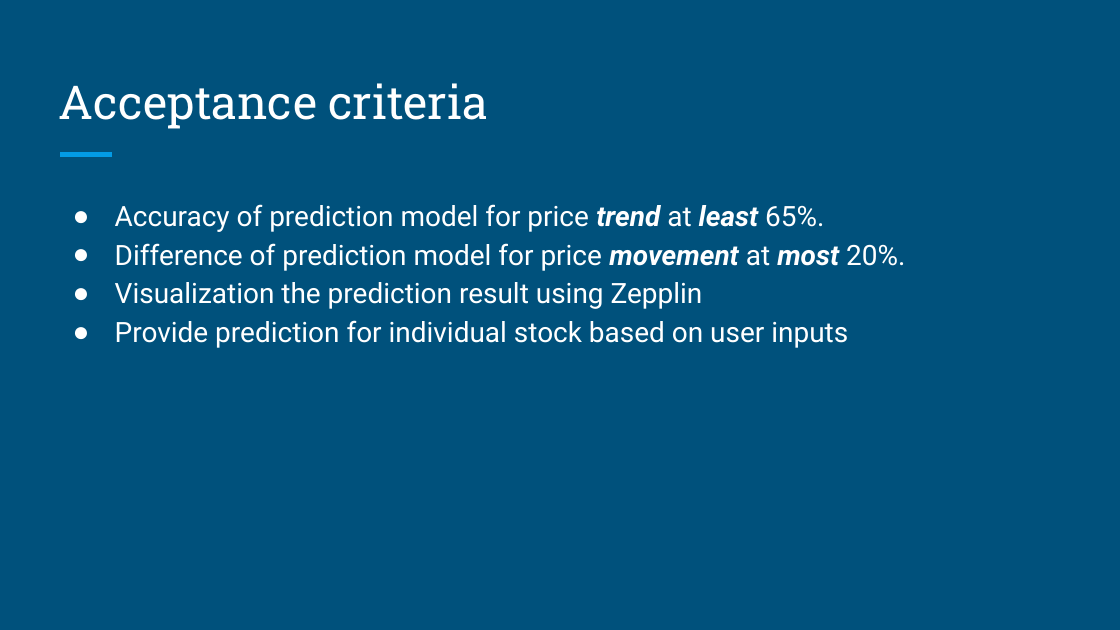
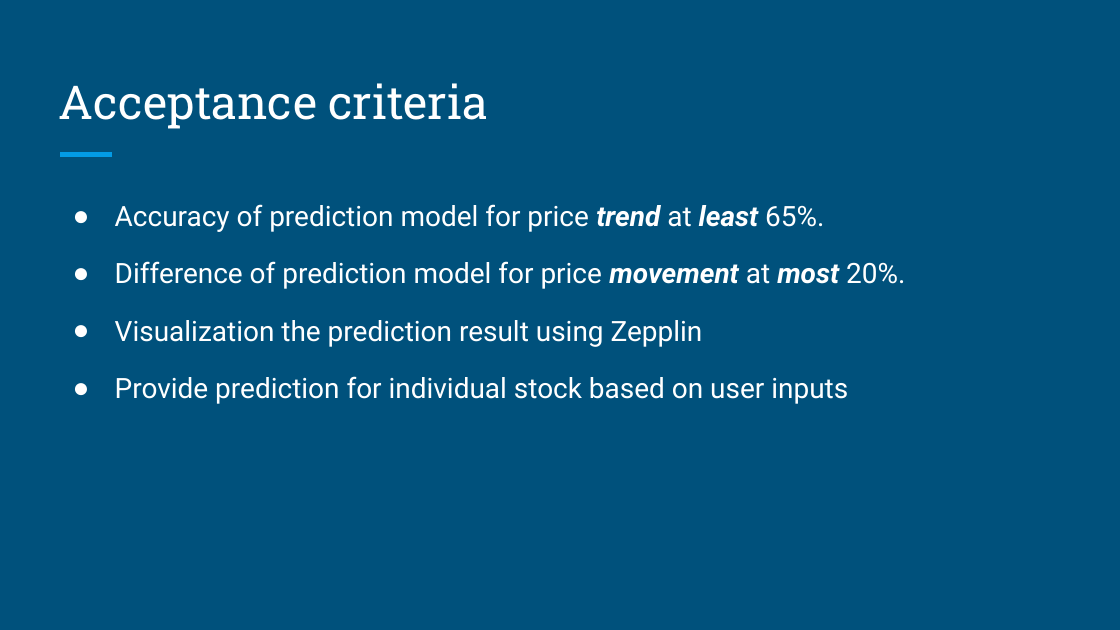
Before and after one commit to reasonwow/Stock_Prediction_Scala, a slide deck: slide 7 of Presentation/ScalaTeam9Planning.pptx. Drawn at 1120x630 pixels with LibreOffice and Linux fonts; fonts in the diff are those of the drawing. Boxes give left, top, right and bottom in pixels: in the first picture for what was removed or moved away, otherwise in the second. Text is boxed around its words. In the diff, an @@ line names an element or a change of style, - is before the commit and + after.

```diff
--- a/Presentation/ScalaTeam9Planning.pptx
+++ b/Presentation/ScalaTeam9Planning.pptx
@@ text "Accuracy of prediction model for ..." at (115,204,905,404): more space between paragraphs @@
```
Also in this commit, not shown: 1 other slide changed, 2 other files.
